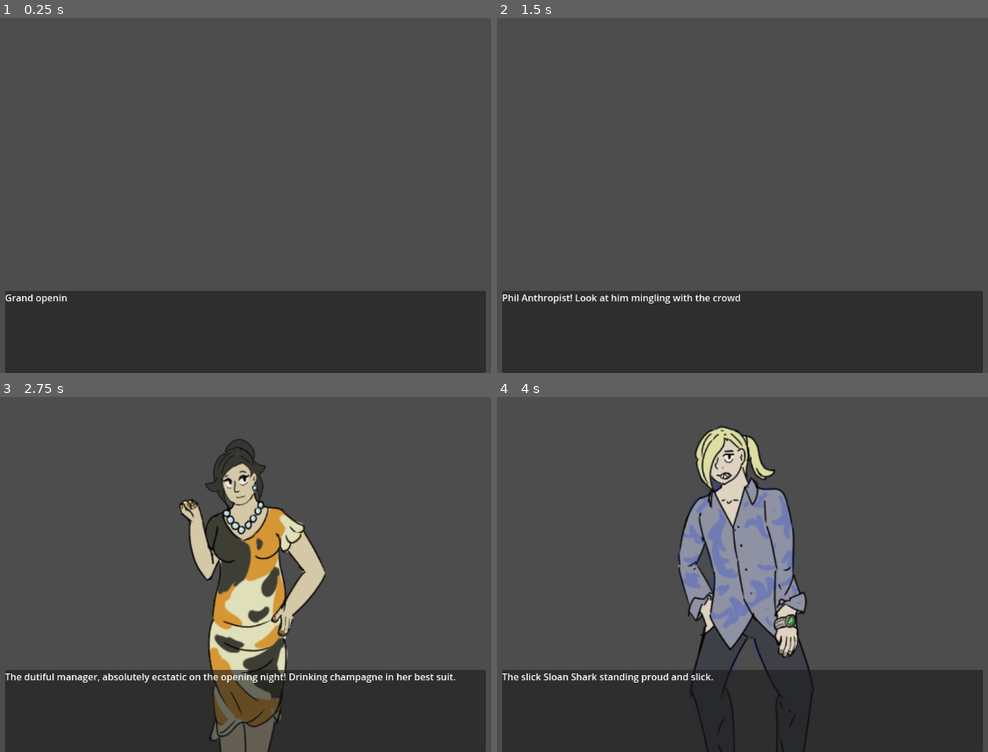
Above: before the commit, frames 1-4 (two rows, left to right).
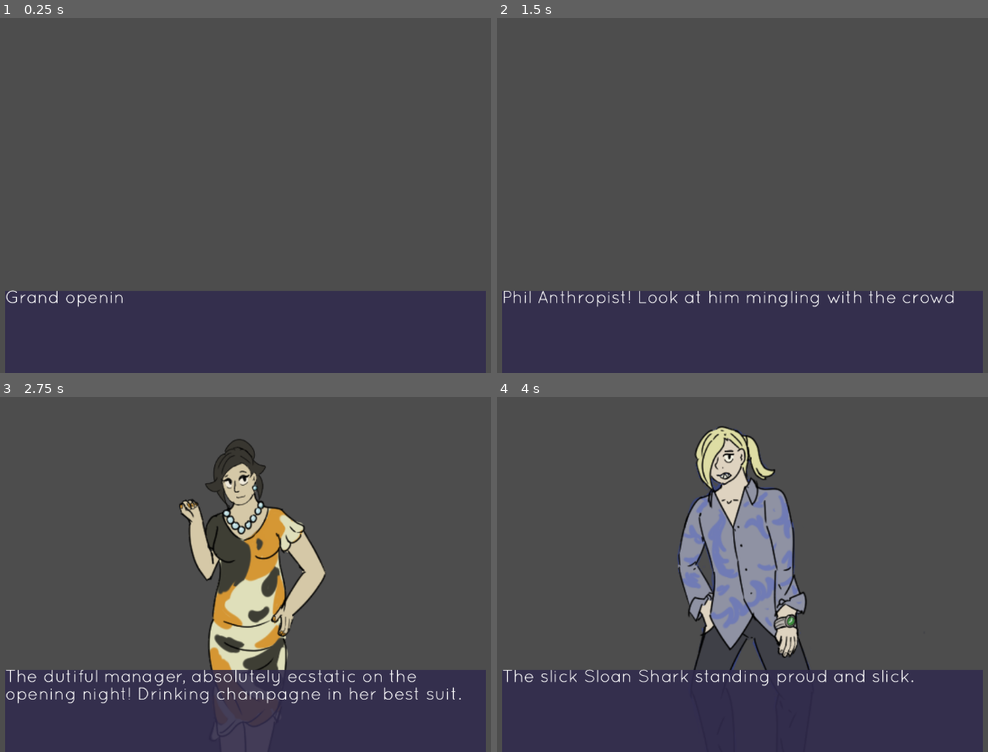
Above: after the commit, the same moments.

Repository: LeslieLlama/ConnectionsNovel
Game: Godot game, scene res://Scenes/main_scene.tscn
Same seed, same stepped clock (60 frames per second), same inputs: the game is played once before the commit and once after it.
Inputs (mouse positions are in pixels of both pictures, inside the frame that each line leads up to):
- Up to frame 1 (0.25 s): no input
- Up to frame 2 (1.5 s): move the mouse to (889, 163) at 0.52 s; press the mouse at (889, 163) at 0.53 s; tap Enter at 1.25 s; move the mouse to (605, 202) at 1.27 s; release the mouse at (605, 202) at 1.28 s; click (605, 202) at 1.35 s
- Up to frame 3 (2.75 s): tap Space at 2 s; move the mouse to (314, 478) at 2.02 s; press the mouse at (314, 478) at 2.03 s
- Up to frame 4 (4 s): tap Enter at 2.75 s; move the mouse to (708, 638) at 2.77 s; release the mouse at (708, 638) at 2.78 s; click (708, 638) at 2.85 s; tap Space at 3.5 s; move the mouse to (943, 617) at 3.52 s; press the mouse at (943, 617) at 3.53 s

The runs differ from the first frame. In frame 1, 23% of the frame differs, in the area x 1-99%, y 76-100%; in frame 2, 23%; in frame 3, 22%; in frame 4, 23%.

Commit message:
UI Changes
Added a Theme to style the UI with, some fonts, and made a slight modification to the dialogue scene to make the Name box scale with length.

Diff:
--- a/Dialogue/DialogueScene/dialogue_scene.gd
+++ b/Dialogue/DialogueScene/dialogue_scene.gd
@@ -7,6 +7,7 @@
 @onready var background: TextureRect = %Background
 @onready var namebox: Label = %Namebox
 @onready var namebox_panel: Panel = %NameboxPanel
+@onready var name_container: Control = %NameContainer
 
 var current_speaker_name: String
 var text_tween: Tween
@@ -60,12 +61,12 @@
 
 	if line.line_type == line.LineType.Player:
 		namebox.text = "Jann"
-		namebox_panel.show()
+		name_container.show()
 	elif line.line_type == line.LineType.Character:
 		namebox.text = current_speaker_name
-		namebox_panel.show()
+		name_container.show()
 	else:
-		namebox_panel.hide()
+		name_container.hide()
 
 	if Input.is_action_pressed("skip"):
 		textbox.visible_characters = len(line.text)
--- a/Scenes/dialogue_scene.tscn
+++ b/Scenes/dialogue_scene.tscn
@@ -1,5 +1,6 @@
-[gd_scene load_steps=3 format=3 uid="uid://c7a2x6q7cvsvm"]
+[gd_scene load_steps=4 format=3 uid="uid://c7a2x6q7cvsvm"]
 
+[ext_resource type="Theme" uid="uid://dv7j8wq7gkng7" path="res://Themes/FishTheme.tres" id="1_4i2g3"]
 [ext_resource type="Script" uid="uid://cf527jcdhxsmj" path="res://Dialogue/DialogueScene/dialogue_scene.gd" id="1_r85g1"]
 [ext_resource type="Texture2D" uid="uid://dxvmd0jgs6wqm" path="res://Characters/Penguin/Sprites/PenguinSuitSprite.png" id="2_r85g1"]
 
@@ -10,6 +11,7 @@
 anchor_bottom = 1.0
 grow_horizontal = 2
 grow_vertical = 2
+theme = ExtResource("1_4i2g3")
 script = ExtResource("1_r85g1")
 
 [node name="Background" type="TextureRect" parent="."]
@@ -56,26 +58,31 @@
 anchor_bottom = 1.0
 grow_horizontal = 2
 grow_vertical = 2
+theme = ExtResource("1_4i2g3")
+text = "fjlksjkflskkkjkjkjijijiji"
 autowrap_mode = 3
 visible_characters_behavior = 1
 
-[node name="NameboxPanel" type="Panel" parent="TextboxPanel"]
+[node name="NameContainer" type="Control" parent="TextboxPanel"]
 unique_name_in_owner = true
 layout_mode = 1
-anchors_preset = 15
-anchor_right = 1.0
-anchor_bottom = 1.0
-offset_top = -50.0
-offset_right = -618.0
-offset_bottom = -143.0
-grow_horizontal = 2
-grow_vertical = 2
+anchors_preset = 0
+offset_top = -45.0
+offset_bottom = -45.0
 
-[node name="Namebox" type="Label" parent="TextboxPanel/NameboxPanel"]
+[node name="MarginContainer2" type="MarginContainer" parent="TextboxPanel/NameContainer"]
+layout_mode = 0
+offset_right = 17.0
+offset_bottom = 40.0
+
+[node name="NameboxPanel" type="Panel" parent="TextboxPanel/NameContainer/MarginContainer2"]
 unique_name_in_owner = true
-layout_mode = 1
-anchors_preset = 15
-anchor_right = 1.0
-anchor_bottom = 1.0
-grow_horizontal = 2
-grow_vertical = 2
+layout_mode = 2
+
+[node name="MarginContainer" type="MarginContainer" parent="TextboxPanel/NameContainer/MarginContainer2"]
+layout_mode = 2
+
+[node name="Namebox" type="Label" parent="TextboxPanel/NameContainer/MarginContainer2/MarginContainer"]
+unique_name_in_owner = true
+layout_mode = 2
+text = "Penguin of the"
--- /dev/null
+++ b/Themes/FishTheme.tres
@@ -0,0 +1,11 @@
+[gd_resource type="Theme" load_steps=3 format=3 uid="uid://dv7j8wq7gkng7"]
+
+[ext_resource type="FontFile" uid="uid://cluglbrmvkfbu" path="res://Fonts/Quicksand_Book.otf" id="1_jljyt"]
+
+[sub_resource type="StyleBoxFlat" id="StyleBoxFlat_jljyt"]
+bg_color = Color(0.192157, 0.168627, 0.301961, 0.890196)
+
+[resource]
+Label/font_sizes/font_size = 30
+Label/fonts/font = ExtResource("1_jljyt")
+Panel/styles/panel = SubResource("StyleBoxFlat_jljyt")
Binary file added: Fonts/Quicksand_Bold.otf
Not shown, added: Fonts/Quicksand_Bold.otf.import
Binary file added: Fonts/Quicksand_Bold_Oblique.otf
Not shown, added: Fonts/Quicksand_Bold_Oblique.otf.import
Binary file added: Fonts/Quicksand_Book.otf
Not shown, added: Fonts/Quicksand_Book.otf.import
Binary file added: Fonts/Quicksand_Book_Oblique.otf
Not shown, added: Fonts/Quicksand_Book_Oblique.otf.import
Binary file added: Fonts/Quicksand_Dash.otf
Not shown, added: Fonts/Quicksand_Dash.otf.import
Binary file added: Fonts/Quicksand_Light.otf
Not shown, added: Fonts/Quicksand_Light.otf.import
(and 3 more such lines)
